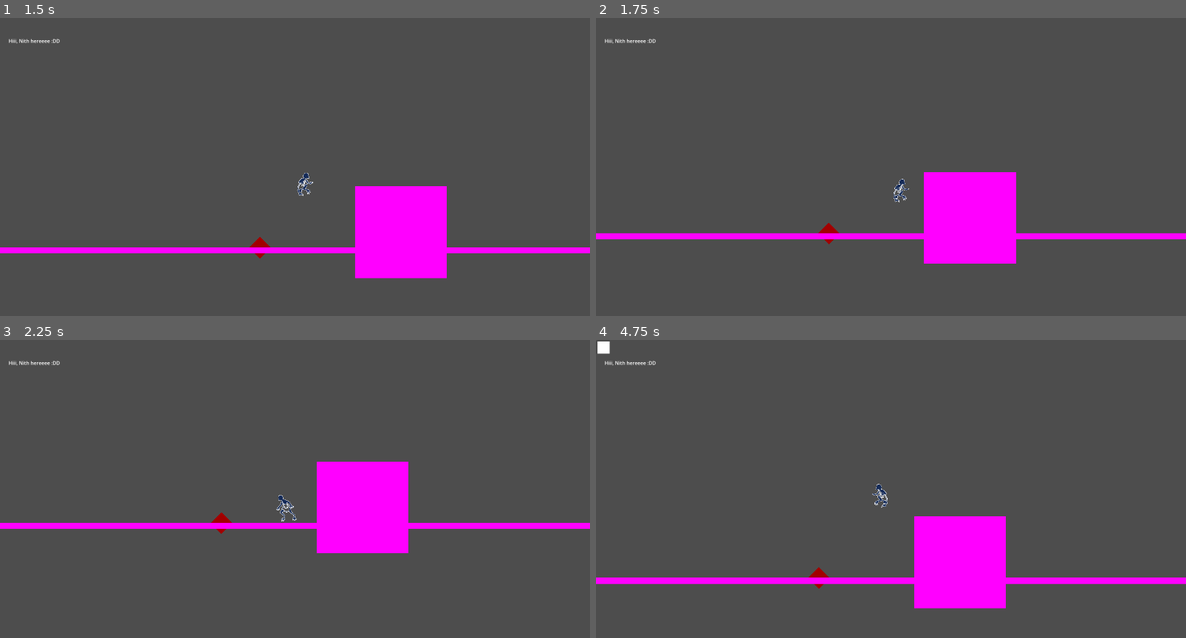
Above: before the commit, frames 1-4 (two rows, left to right).
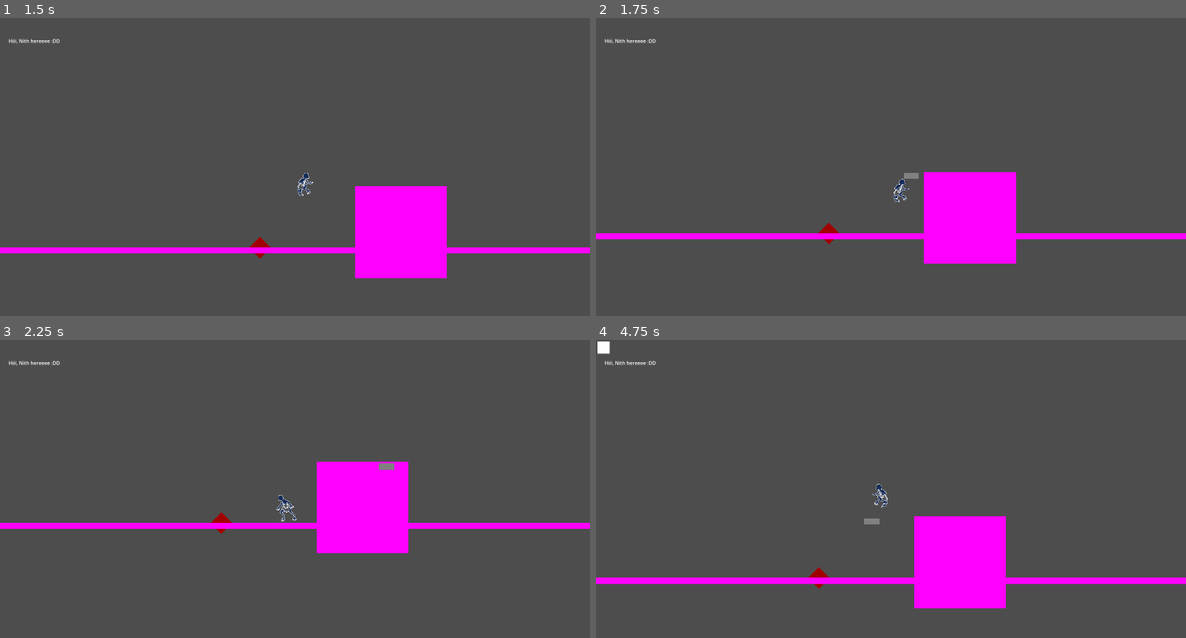
Above: after the commit, the same moments.

Repository: M4przybysz/Kamen-z-serca
Game: Godot game, scene res://src/main/main.tscn
Two runs of this game, one before a commit and one after it. Both use one fixed random seed, a clock stepped at 60 frames per second and the inputs below. The engine's default icon, where the game draws it, is replaced by a stand-in: a white triangle on a blue panel in a dark square.
Inputs (mouse positions are in pixels of both pictures, inside the frame that each line leads up to):
- Up to frame 1 (1.5 s): move the mouse to (424, 167) at 0.52 s; hold D (move_right) from 0.53 s (still down); tap Mouse wheel down (change_feather_down) at 0.6 s; tap Space (jump) at 0.77 s; tap Mouse wheel up (change_feather_up) at 0.8, 1.35 s; move the mouse to (177, 199) at 1.27 s
- Up to frame 2 (1.75 s): keep holding D (move_right); tap Space (jump) at 1.52 s; tap Middle mouse button (feather_throw) at 1.55 s
- Up to frame 3 (2.25 s): move the mouse to (354, 432) at 2.02 s; release D (move_right) at 2.03 s; hold A (move_left) from 2.03 s (still down); tap Middle mouse button (feather_throw) at 2.1 s
- Up to frame 4 (4.75 s): click (950, 432) at 2.3 s; move the mouse to (861, 572) at 2.77 s; release A (move_left) at 2.78 s; hold D (move_right) 2.78-4.28 s; click (861, 572) at 2.85 s; tap Space (jump) at 3.02, 3.77, 4.52 s; tap Mouse wheel down (change_feather_down) at 3.05, 3.6 s; move the mouse to (1068, 554) at 3.52 s; tap Mouse wheel up (change_feather_up) at 3.8, 4.35 s; move the mouse to (714, 456) at 4.27 s; hold A (move_left) from 4.28 s (still down); tap Middle mouse button (feather_throw) at 4.55 s

Frame 1 is identical in both runs. In frame 2, less than 0.1% of the frame differs, in the area x 52-55%, y 51-54%; in frame 3, less than 0.1%, in the area x 64-67%, y 41-44%; in frame 4, less than 0.1%.

Commit message:
Added feather throwing attack

Diff:
--- a/la_creatura_game/project.godot
+++ b/la_creatura_game/project.godot
@@ -23,9 +23,7 @@
 
 [global_group]
 
-player="Player"
 enemy=""
-wing_attack=""
 
 [input]
 
--- /dev/null
+++ b/la_creatura_game/src/feather/feather.gd
@@ -0,0 +1,47 @@
+extends Node2D
+
+@onready var player: CharacterBody2D = $"../.."
+@onready var flight_timer: Timer = $FlightTimer
+@onready var cooldown_timer: Timer = $CooldownTimer
+@onready var hitbox_collision: CollisionShape2D = $Hitbox/CollisionShape2D
+
+@export var flight_time:  = 1
+@export var cooldown: float = 2
+@export var speed: int = 550
+
+var isThrown: bool = false
+var isOnCooldown: bool = false
+var flight_direction = 1
+
+func _ready() -> void:
+	flight_timer.wait_time = flight_time
+	cooldown_timer.wait_time = cooldown
+
+func _process(delta: float) -> void:
+	if !isThrown:
+		pass
+	else:
+		global_position.x += (flight_direction * speed - player.velocity.x) * delta
+		global_position.y -= player.velocity.y * delta
+
+func throw(direction):
+	flight_direction = direction
+	visible = true
+	hitbox_collision.disabled = false
+	isThrown = true
+	isOnCooldown = true
+	flight_timer.start()
+	cooldown_timer.start()
+
+func _on_flight_timer_timeout() -> void:
+	isThrown = false
+	visible = false
+	hitbox_collision.disabled = true
+	global_position = player.global_position + Vector2(25, 50)
+	flight_timer.stop()
+	flight_timer.wait_time = flight_time
+
+func _on_cooldown_timer_timeout() -> void:
+	isOnCooldown = false
+	cooldown_timer.stop()
+	cooldown_timer.wait_time = cooldown
--- /dev/null
+++ b/la_creatura_game/src/feather/feather.tscn
@@ -0,0 +1,32 @@
+[gd_scene load_steps=3 format=3 uid="uid://bouo875wigdd8"]
+
+[ext_resource type="Script" path="res://src/feather/feather.gd" id="1_t5w1c"]
+
+[sub_resource type="CapsuleShape2D" id="CapsuleShape2D_5mcsp"]
+height = 50.0
+
+[node name="Feather" type="Node2D"]
+script = ExtResource("1_t5w1c")
+
+[node name="FlightTimer" type="Timer" parent="."]
+
+[node name="CooldownTimer" type="Timer" parent="."]
+wait_time = 2.0
+
+[node name="Hitbox" type="Area2D" parent="."]
+collision_layer = 4
+collision_mask = 4
+
+[node name="CollisionShape2D" type="CollisionShape2D" parent="Hitbox"]
+rotation = 1.5708
+shape = SubResource("CapsuleShape2D_5mcsp")
+disabled = true
+
+[node name="ColorRect" type="ColorRect" parent="."]
+offset_left = -25.0
+offset_top = -10.0
+offset_right = 25.0
+offset_bottom = 10.0
+
+[connection signal="timeout" from="FlightTimer" to="." method="_on_flight_timer_timeout"]
+[connection signal="timeout" from="CooldownTimer" to="." method="_on_cooldown_timer_timeout"]
--- a/la_creatura_game/src/gameplay/gameplay.gd
+++ b/la_creatura_game/src/gameplay/gameplay.gd
@@ -2,6 +2,7 @@
 
 @onready var ui: Control = $UI/UI
 @onready var death_menu: Control = $UI/DeathMenu
+@onready var player: CharacterBody2D = $Player
 
 var player_level: int = 1
 var max_hp: int = 2 + player_level
@@ -10,6 +11,7 @@
 # Called when the node enters the scene tree for the first time.
 func _ready() -> void:
 	hp = max_hp
+	# player.ascend_to_level_3()
 
 # Called every frame. 'delta' is the elapsed time since the previous frame.
 func _process(delta: float) -> void:
--- a/la_creatura_game/src/player/player.gd
+++ b/la_creatura_game/src/player/player.gd
@@ -2,6 +2,7 @@
 
 @onready var gameplay: Node2D = $".." # Assign gameplay(parent node) to variables
 @onready var animated_sprite: AnimatedSprite2D = $AnimatedSprite2D # Assign animated sprite to variables
+@onready var feathers: Node2D = $Feathers
 
 # Assign physical collision to variables
 @onready var normal_collision: CollisionShape2D = $NormalCollision
@@ -16,8 +17,8 @@
 @onready var grab_check: RayCast2D = $GrabCheck
 
 # Assign timers to variables
-@onready var slide_timer: Timer = $SlideTimer
-@onready var wing_attack_timer: Timer = $WingAttack/WingAttackTimer
+@onready var slide_timer: Timer = $Timers/SlideTimer
+@onready var wing_attack_timer: Timer = $Timers/WingAttackTimer
 
 # Assign exportable variables <--- add more exportables if needed later
 @export var movement_speed = 350.0
@@ -25,6 +26,7 @@
 
 # Dynamic playthrough variables
 var last_direction = 1
+var active_feather: int = 0
 var isGrabbing: bool = false
 var isDashing: bool = false
 var canDash: bool = true
@@ -34,10 +36,6 @@
 var level: int = 1
 var max_level: int = 3
 var isShieldUnlocked: bool = false
-var feathers_lvl1 = [true] 				# Feathers usable on level 1 - [stone]
-var feathers_lvl2 = [true, true] 		# Feathers usable on level 2 - [stone, copper]
-var feathers_lvl3 = [true, true, true] 	# Feathers usable on level 3 - [stone, copper, bronze]
-var active_feathers: Array # Array of usable feathers
 
 func _physics_process(delta: float) -> void:
 	check_edge_grab()
@@ -84,26 +82,45 @@
 			slide_collision.disabled = false
 		slide_timer.start()
 
+	# Handle basic attack
 	if Input.is_action_just_pressed("wing_attack"):
 		wing_attack_collision.disabled = false
 		wing_attack_collision.visible = true
 		wing_attack_timer.start()
 
+	# Handle range feather attacks
 	if Input.is_action_just_pressed("feather_throw"):
-		pass
-
-	if Input.is_action_just_pressed("change_feather_down") || Input.is_action_just_pressed("change_feather_up"):
+		if !feathers.get_children()[active_feather].isOnCooldown:
+			feathers.get_children()[active_feather].throw(last_direction)
+
+	# Handle changing feather type
+	if Input.is_action_just_pressed("change_feather_down"):
 		if level == 1:
 			pass
-		else:
-			# change active feather type
+		elif level == 2:
+			if active_feather == 1: active_feather -= 1
+			else: active_feather += 1
+		elif level == 3:
+			if active_feather == 2: active_feather = 0
+			else: active_feather += 1
+
+	if Input.is_action_just_pressed("change_feather_up"):
+		if level == 1:
 			pass
-
+		elif level == 2:
+			if active_feather == 0: active_feather += 1
+			else: active_feather -= 1
+		elif level == 3:
+			if active_feather == 0: active_feather = 2
+			else: active_feather -= 1
+
+	# handle spear attacks
 	if Input.is_action_just_pressed("spear_attack"):
 		pass
 	elif Input.is_action_pressed("spear_attack"):
 		pass
 
+	# Handle shield use
 	if Input.is_action_just_pressed("shield_use") && isShieldUnlocked:
 		pass
 
@@ -173,13 +190,13 @@
 	slide_collision.disabled = true
 	animated_sprite.rotation_degrees = 0
 	slide_timer.stop()
-	slide_timer.set_wait_time(0.3)
+	slide_timer.wait_time = 0.3
 
 func _on_wing_attack_timer_timeout() -> void:
 	wing_attack_collision.disabled = true
 	wing_attack_collision.visible = false
 	wing_attack_timer.stop()
-	wing_attack_timer.set_wait_time(0.5)
+	wing_attack_timer.wait_time = 0.5
 
 #########################################
 # Leveling up
@@ -187,11 +204,9 @@
 func ascend_to_level_2() -> void:
 	level = 2
 	gameplay.player_level_up()
-	active_feathers = feathers_lvl2
 	print("Player ascended to level 2 and has acquired copper feathers.")
 
 func ascend_to_level_3() -> void:
 	level = 3
 	gameplay.player_level_up()
-	active_feathers = feathers_lvl3
 	print("Player ascended to level 3 and has acquired bronze feathers.")
--- a/la_creatura_game/src/player/player.tscn
+++ b/la_creatura_game/src/player/player.tscn
@@ -1,7 +1,8 @@
-[gd_scene load_steps=15 format=3 uid="uid://ctso286u1j6so"]
+[gd_scene load_steps=16 format=3 uid="uid://ctso286u1j6so"]
 
 [ext_resource type="Script" path="res://src/player/player.gd" id="1_golh8"]
 [ext_resource type="Texture2D" uid="uid://pplyfl44k6m3" path="res://assets/sprites/test_player.png" id="1_hj8ny"]
+[ext_resource type="PackedScene" uid="uid://bouo875wigdd8" path="res://src/feather/feather.tscn" id="3_pj0em"]
 
 [sub_resource type="RectangleShape2D" id="RectangleShape2D_85ty6"]
 size = Vector2(50, 100)
@@ -90,8 +91,13 @@
 [node name="Player" type="CharacterBody2D" groups=["player"]]
 script = ExtResource("1_golh8")
 
-[node name="SlideTimer" type="Timer" parent="."]
+[node name="Timers" type="Node" parent="."]
+
+[node name="SlideTimer" type="Timer" parent="Timers"]
 wait_time = 0.3
+
+[node name="WingAttackTimer" type="Timer" parent="Timers"]
+wait_time = 0.5
 
 [node name="NormalCollision" type="CollisionShape2D" parent="."]
 position = Vector2(25, 50)
@@ -127,9 +133,6 @@
 collision_layer = 4
 collision_mask = 4
 
-[node name="WingAttackTimer" type="Timer" parent="WingAttack"]
-wait_time = 0.5
-
 [node name="CollisionShape2D" type="CollisionShape2D" parent="WingAttack"]
 visible = false
 position = Vector2(75, 50)
@@ -143,6 +146,42 @@
 offset_bottom = 50.0
 color = Color(1, 0, 0, 0.501961)
 
-[connection signal="timeout" from="SlideTimer" to="." method="_on_slide_timer_timeout"]
+[node name="Feathers" type="Node2D" parent="."]
+position = Vector2(25, 50)
+
+[node name="StoneFeather" parent="Feathers" instance=ExtResource("3_pj0em")]
+visible = false
+
+[node name="Hitbox" parent="Feathers/StoneFeather" index="2" groups=["stone_feather"]]
+
+[node name="ColorRect" parent="Feathers/StoneFeather" index="3"]
+color = Color(0.501961, 0.501961, 0.501961, 1)
+metadata/_edit_use_anchors_ = true
+
+[node name="CopperFeather" parent="Feathers" instance=ExtResource("3_pj0em")]
+visible = false
+cooldown = 4.0
+
+[node name="Hitbox" parent="Feathers/CopperFeather" index="2" groups=["copper_feather"]]
+
+[node name="ColorRect" parent="Feathers/CopperFeather" index="3"]
+color = Color(0.721569, 0.45098, 0.2, 1)
+metadata/_edit_use_anchors_ = true
+
+[node name="BronzeFeather" parent="Feathers" instance=ExtResource("3_pj0em")]
+visible = false
+cooldown = 5.0
+
+[node name="Hitbox" parent="Feathers/BronzeFeather" index="2" groups=["bronze_feather"]]
+
+[node name="ColorRect" parent="Feathers/BronzeFeather" index="3"]
+color = Color(0.803922, 0.498039, 0.196078, 1)
+metadata/_edit_use_anchors_ = true
+
+[connection signal="timeout" from="Timers/SlideTimer" to="." method="_on_slide_timer_timeout"]
+[connection signal="timeout" from="Timers/WingAttackTimer" to="." method="_on_wing_attack_timer_timeout"]
 [connection signal="area_entered" from="Hurtbox" to="." method="_on_hurtbox_area_entered"]
-[connection signal="timeout" from="WingAttack/WingAttackTimer" to="." method="_on_wing_attack_timer_timeout"]
+
+[editable path="Feathers/StoneFeather"]
+[editable path="Feathers/CopperFeather"]
+[editable path="Feathers/BronzeFeather"]
--- a/la_creatura_game/src/test_elements/enemy/jeff.gd
+++ b/la_creatura_game/src/test_elements/enemy/jeff.gd
@@ -14,13 +14,19 @@
 
 # Called every frame. 'delta' is the elapsed time since the previous frame.
 func _process(delta: float) -> void:
-	pass
+		pass
 
 func _on_hurtbox_area_entered(area: Area2D) -> void:
 	if area.is_in_group("wing_attack") and hp > 0:
 		hp -= 1
-		cpu_particles_2d.emitting = true
+	if area.is_in_group("stone_feather") and hp > 0:
+		hp -= 1
+	if area.is_in_group("copper_feather") and hp > 0:
+		hp -= 1
+	if area.is_in_group("bronze_feather") and hp > 0:
+		hp -= 3
 	print(hp)
+	cpu_particles_2d.emitting = true
 
 func _on_hp_regen_timer_timeout() -> void:
 	if hp < max_hp:
